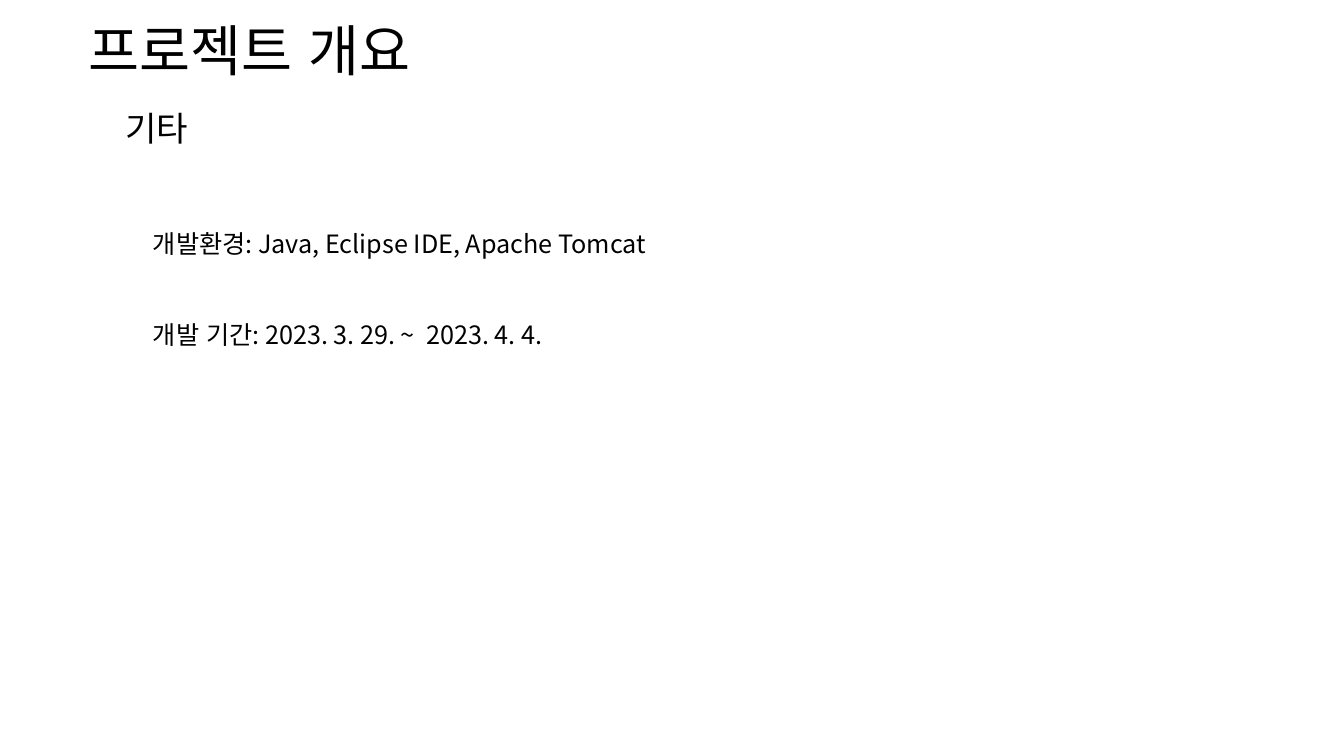
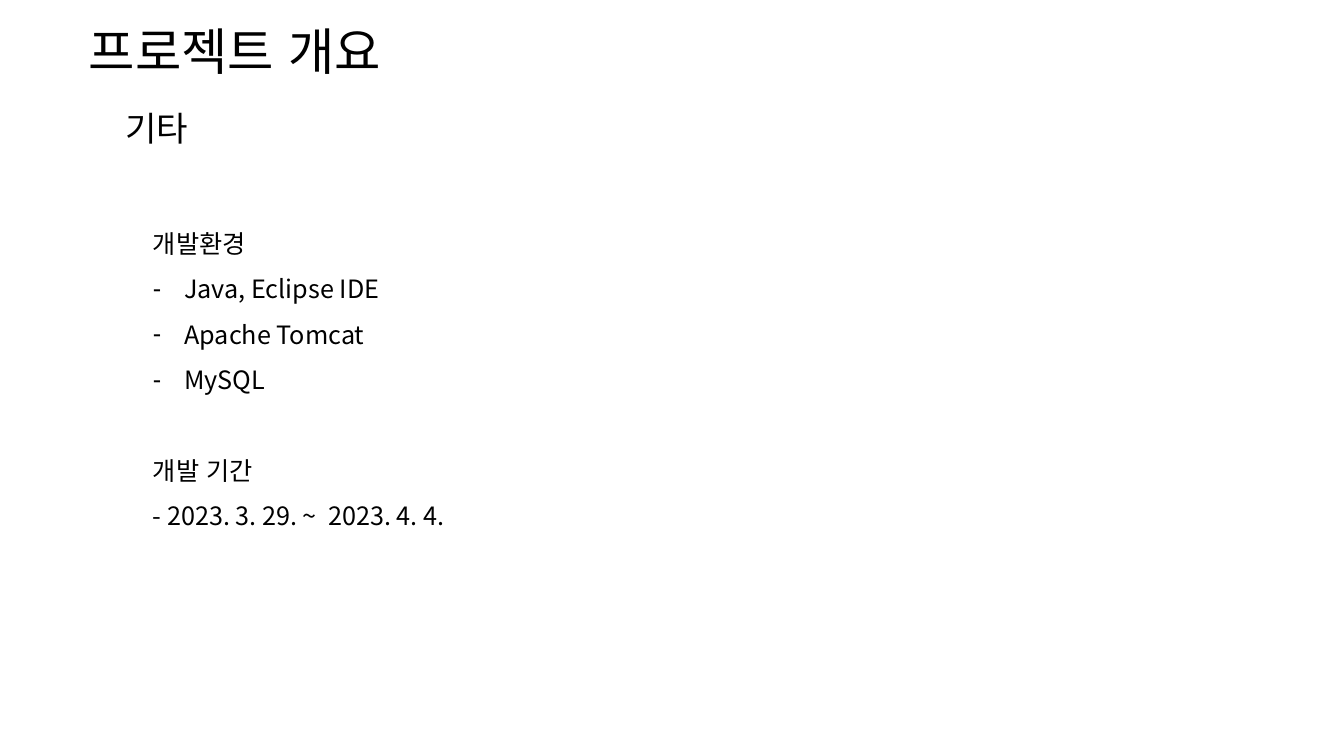
Before and after one commit to DevDogFe/baseball, a slide deck: slide 4 of 숫자 야구.pptx. Drawn at 1344x756 pixels with LibreOffice and Linux fonts; fonts in the diff are those of the drawing. Boxes give left, top, right and bottom in pixels: in the first picture for what was removed or moved away, otherwise in the second. Text is boxed around its words. In the diff, an @@ line names an element or a change of style, - is before the commit and + after.

```diff
--- a/숫자 야구.pptx
+++ b/숫자 야구.pptx
@@ title "프로젝트 개요" at (89,28,381,74): size 39.6 to 36 pt @@
@@ text at (153,232,444,526): text changed @@
-개발환경: Java, Eclipse IDE, Apache Tomcat
-개발 기간: 2023. 3. 29. ~ 2023. 4. 4.
+개발환경
+– Java, Eclipse IDE
+– Apache Tomcat
+– MySQL
+개발 기간
+- 2023. 3. 29. ~ 2023. 4. 4.
```
Also in this commit, not shown: 5 other slides changed, 7 slides added, 1 slide removed, 4 other files.
